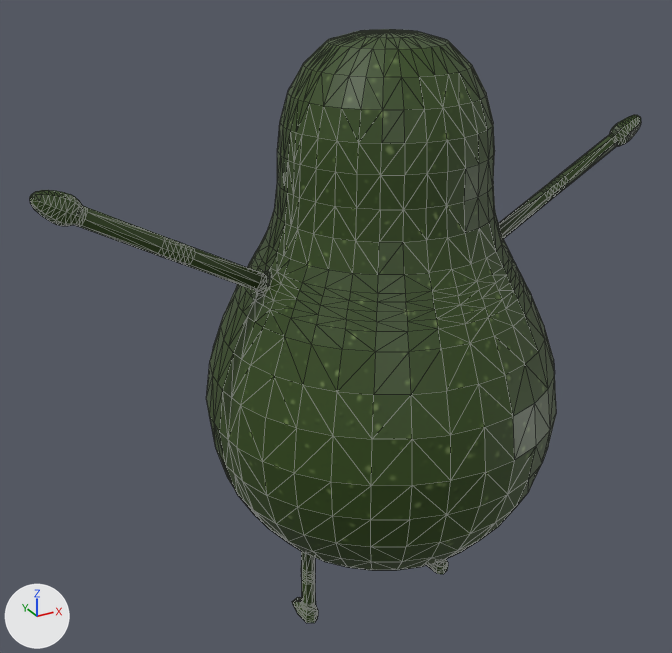
A saved change to the COLLADA model PepperJourney/Game.scnassets/characters/avocado/avocado.dae.
Before and after are seen from a camera (50 mm lens) standing at (-4.48, -7.2, 5.01) and looking at (-0.35, 0.29, 1.26). Every picture has the same lights, and +X, +Y and +Z are marked at lower left. Mesh edges are drawn as thin lines. Where no turn or scale is listed for an object, it has been applied to the vertices.
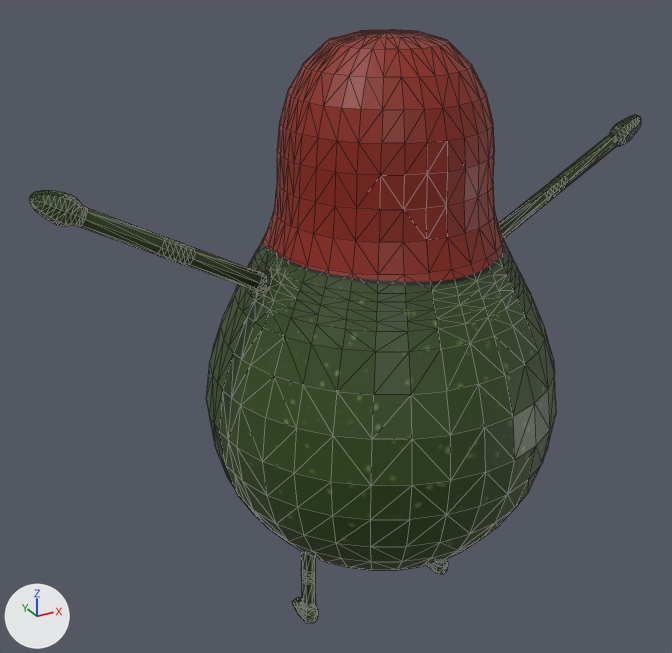
The newer file is also turned or shifted as a whole; pictures and numbers use the older file's frame.

Edits to the bpy script that builds the scene:
```text
Add img_abacatemascarado_png:
    img_abacatemascarado_png = load_image('AbacateMascarado.png', '../../textures/AbacateMascarado.png', 1024, 1024, 'sRGB')
Change mat_material:
    mat_material.texture: img_abacateprisioneiro_png -> img_abacatemascarado_png
```

Changed parts and their boxes [x1, y1, x2, y2] in the pictures (672 x 653 px):
'Circle', surface changed (green to red)
    both: [79, 29, 506, 289]
